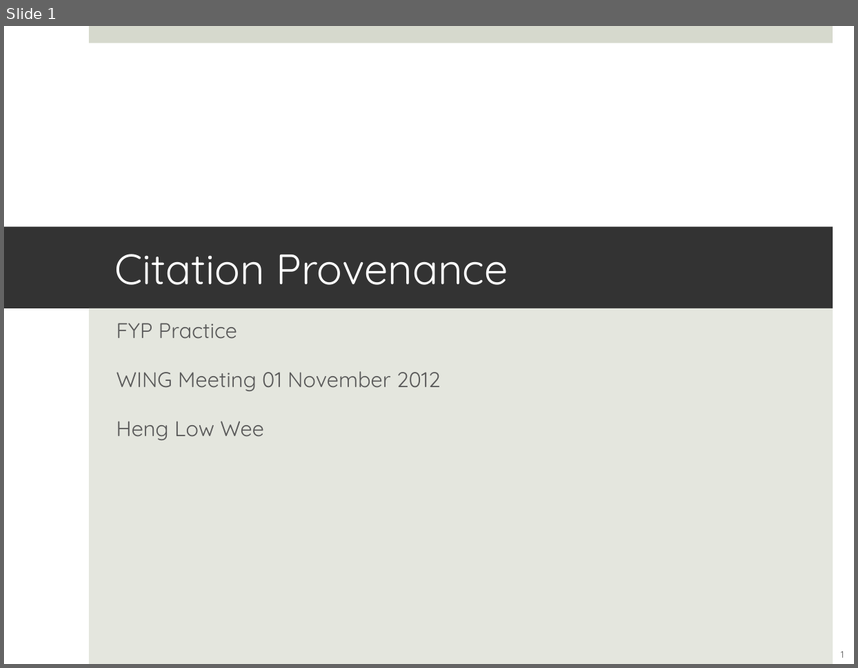
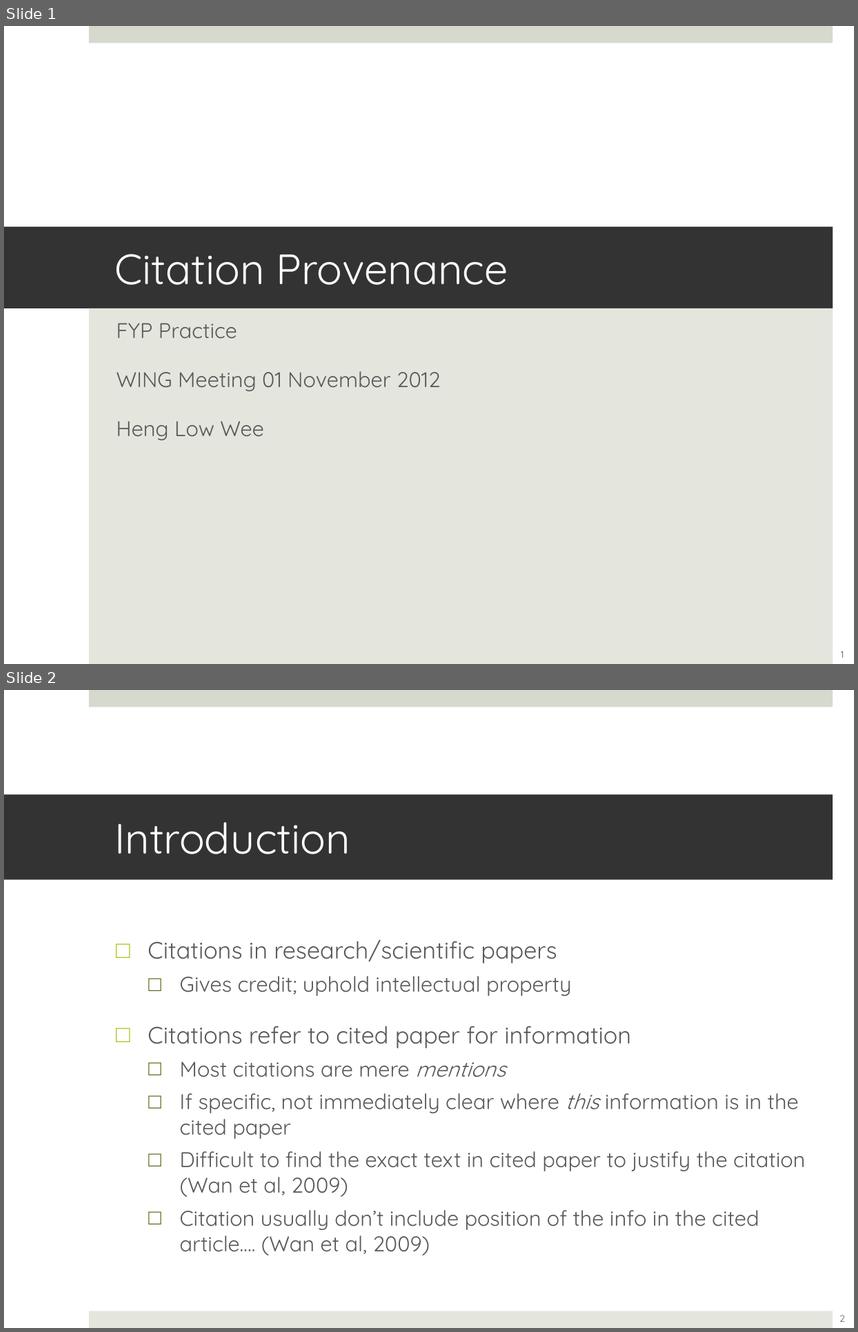
Before and after one commit to lwheng/fyp, a slide deck: presentation/fypupdate-2012-11-01.ppt. Shown one above the other, each under a label of ours: slide 1 before the commit, slides 1 and 2 after it. The pictures are 858x668 and 858x1332 pixels, drawn with LibreOffice and Linux fonts; fonts in the diff are those of the drawing. Boxes give left, top, right and bottom in pixels: in the first picture for what was removed or moved away, otherwise in the second. Text is boxed around its words. In the diff, an @@ line names an element or a change of style, - is before the commit and + after.

```diff
--- a/presentation/fypupdate-2012-11-01.ppt
+++ b/presentation/fypupdate-2012-11-01.ppt
@@ slide 2 added at [4, 690, 854, 1328], background #FFFFFF; not listed: 2 template elements that a slide beside it also shows @@
@@ title added at [4, 795, 833, 880], fill #333333, 36 pt, text #FFFFFF @@
+Introduction
@@ text added at [148, 939, 806, 1255], 18 pt, text #595959 @@
+□ Citations in research/scientific papers
+  □ Gives credit; uphold intellectual property
+□ Citations refer to cited paper for information
+  □ Most citations are mere mentions
+  □ If specific, not immediately clear where this information is in the cited paper
+  □ Difficult to find the exact text in cited paper to justify the citation (Wan et al, 2009)
+  □ Citation usually don’t include position of the info in the cited article…. (Wan et al, 2009)
@@ page number added at [840, 1314, 845, 1321], 8 pt, text #595959 @@
+2
```
Also in this commit, not shown: 13 other slides added, 3 slides removed, 18 other files.
